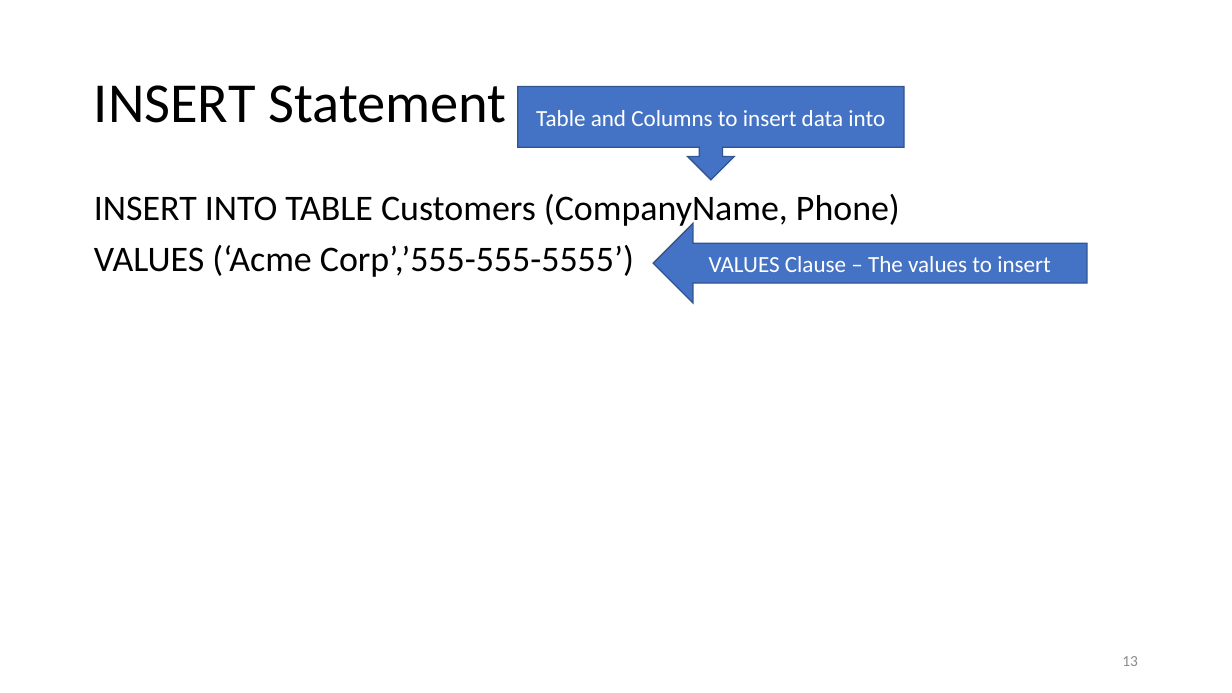
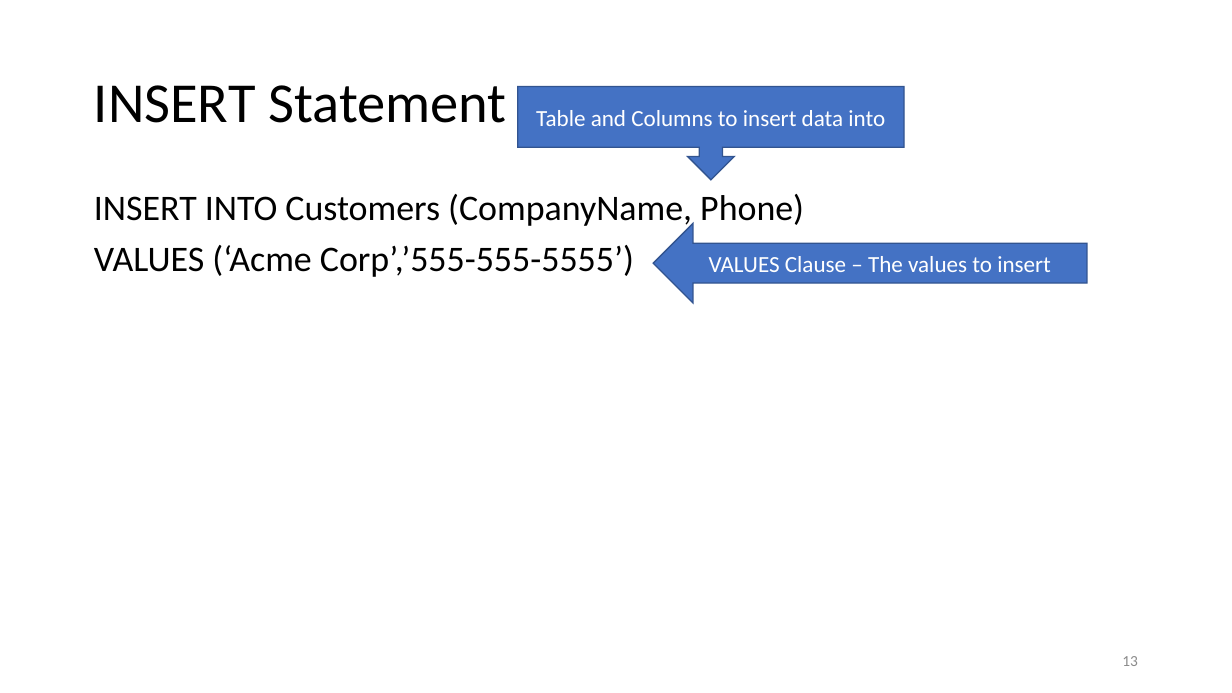
Before and after one commit to jpenniman/java-ms-training, a slide deck: slide 13 of slide-decks/Data-Access.pptx. Drawn at 1232x693 pixels with LibreOffice and Linux fonts; fonts in the diff are those of the drawing; background and template pictures are left out. Boxes give left, top, right and bottom in pixels: in the first picture for what was removed or moved away, otherwise in the second. Text is boxed around its words. In the diff, an @@ line names an element or a change of style, - is before the commit and + after.

Commit message:
Updated slides

```diff
--- a/slide-decks/Data-Access.pptx
+++ b/slide-decks/Data-Access.pptx
@@ text at bbox=[94, 194, 804, 229]: text changed @@
-INSERT INTO TABLE Customers (CompanyName, Phone)
+INSERT INTO Customers (CompanyName, Phone)
```
Also in this commit, not shown: 1 slide added, 3 other files.
